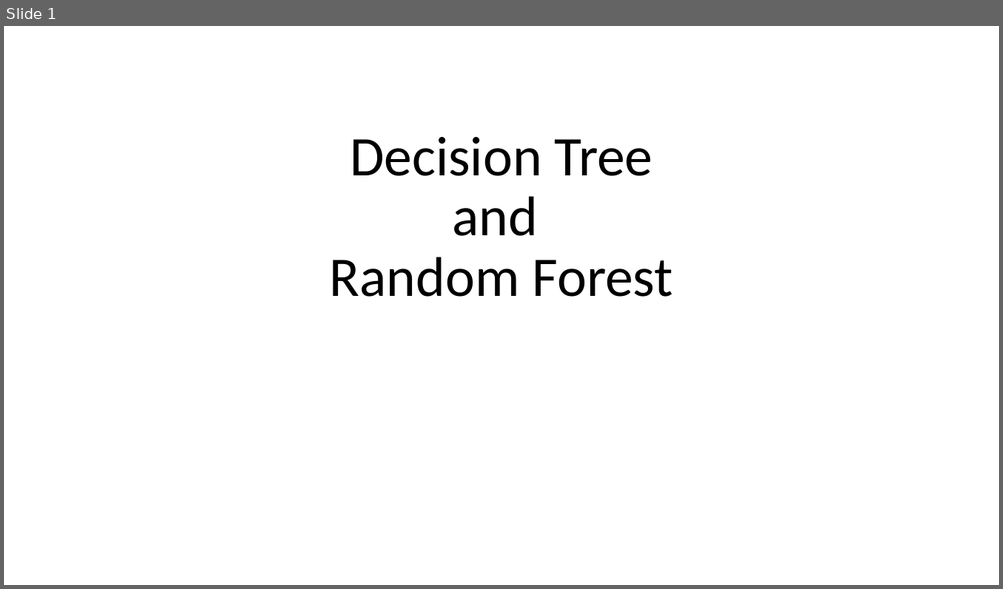
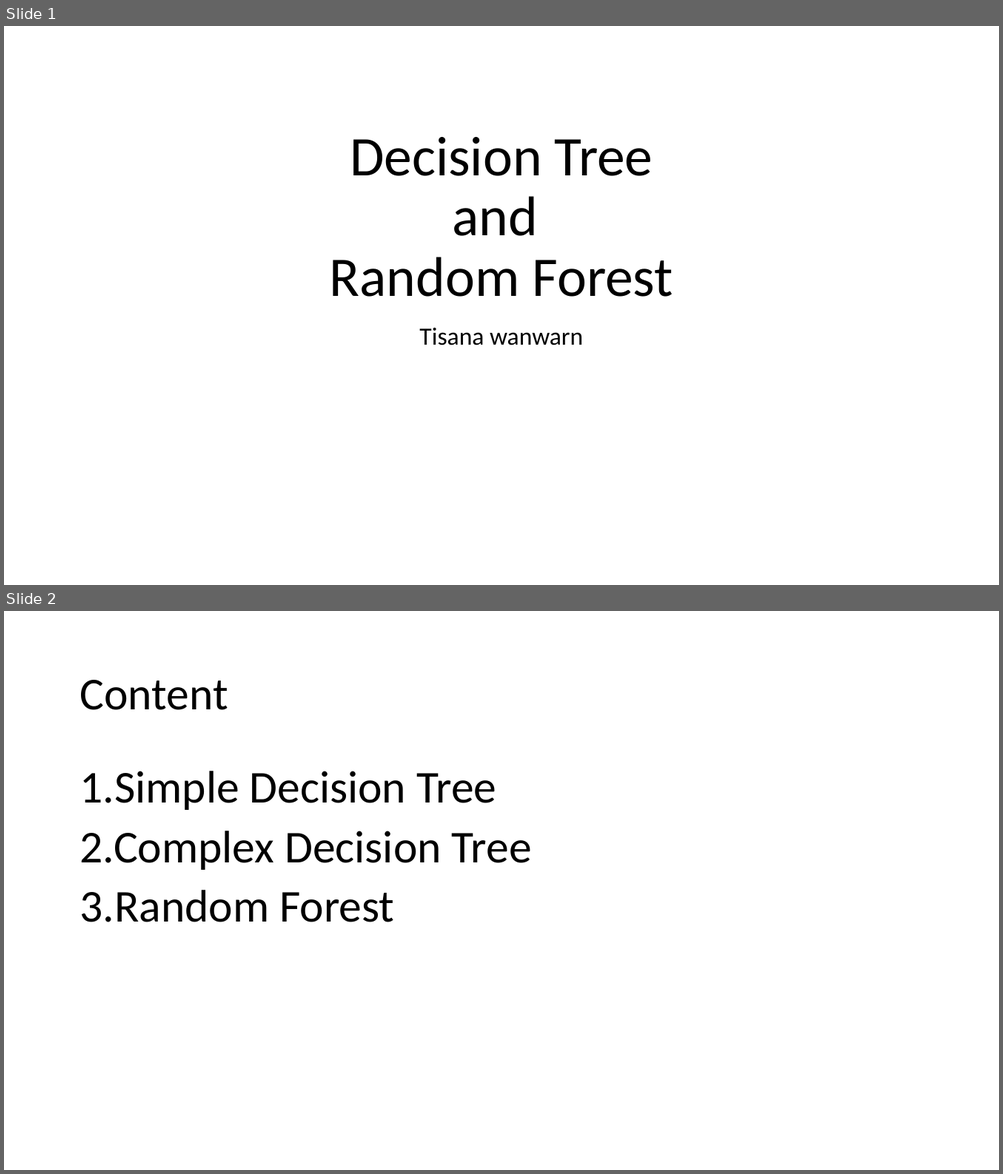
Before and after one commit to gucino/Machine-Learning, a slide deck: Decision_tree_and_Random_forest.pptx. Shown one above the other, each under a label of ours: slide 1 before the commit, slides 1 and 2 after it. The pictures are 1003x589 and 1003x1174 pixels, drawn with LibreOffice and Linux fonts; fonts in the diff are those of the drawing. Boxes give left, top, right and bottom in pixels: in the first picture for what was removed or moved away, otherwise in the second. Text is boxed around its words. In the diff, an @@ line names an element or a change of style, - is before the commit and + after.

```diff
--- a/Decision_tree_and_Random_forest.pptx
+++ b/Decision_tree_and_Random_forest.pptx
@@ slide 2 added at [4, 611, 999, 1170], background #FFFFFF @@
@@ title added at [79, 680, 227, 710], 44 pt, text #000000 @@
+Content
@@ text added at [79, 771, 532, 923], 44 pt, text #000000 @@
+1.Simple Decision Tree
+2.Complex Decision Tree
+3.Random Forest
@@ slide 1 changed as well @@
@@ subtitle added at [419, 328, 583, 346], 24 pt, text #000000 @@
+Tisana wanwarn
```
Also in this commit, not shown: 7 other slides added, 1 slide removed.
